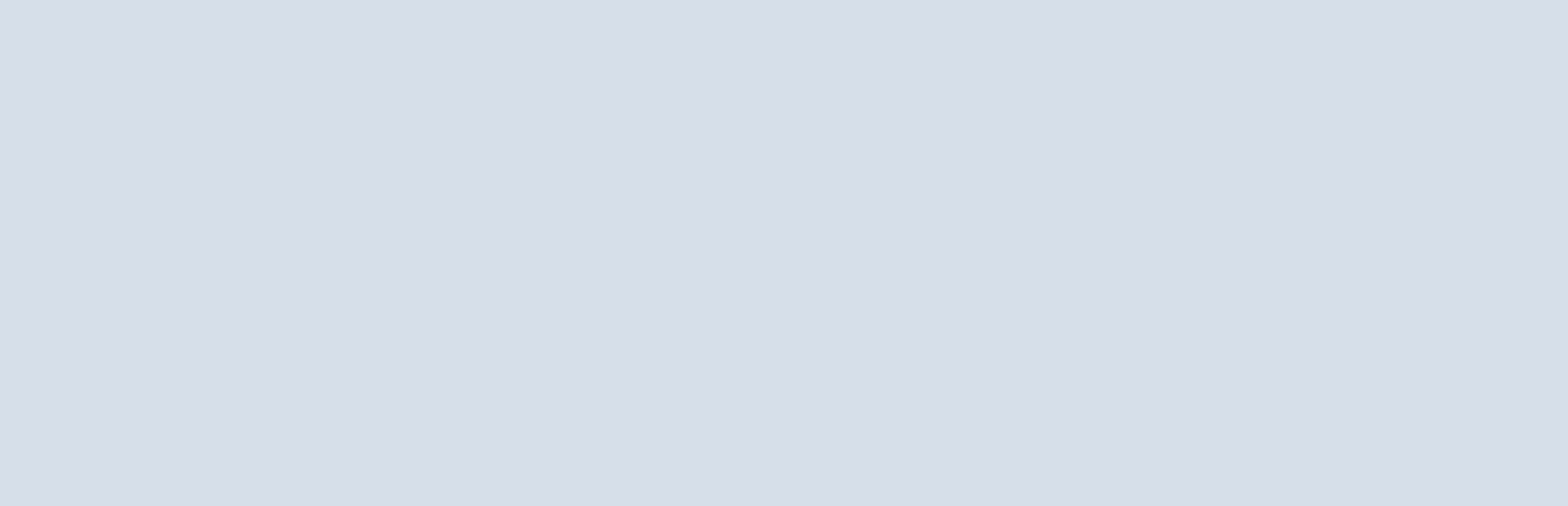
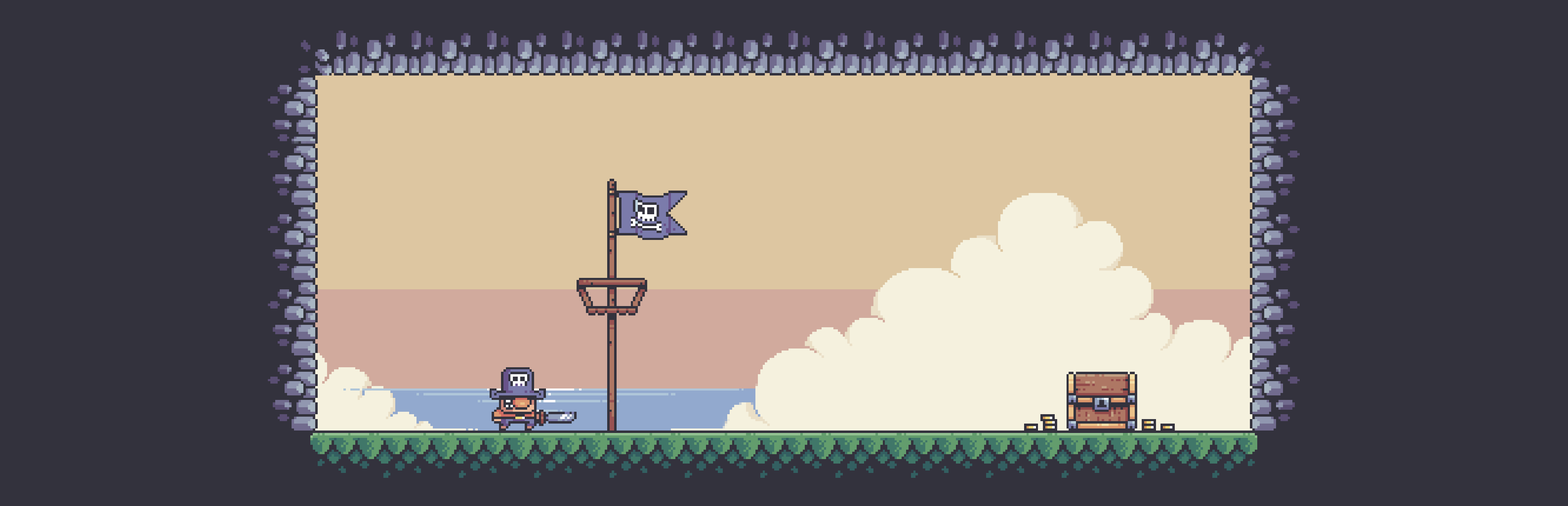
Two versions of the same layered image (1568px x 506px). Layer-by-layer changes:
added layer "Pasted Layer" above "EDITARRR" over (242, 0, 1326, 506)
painted on "library_hero.psd" over (0, 0, 1568, 506)
